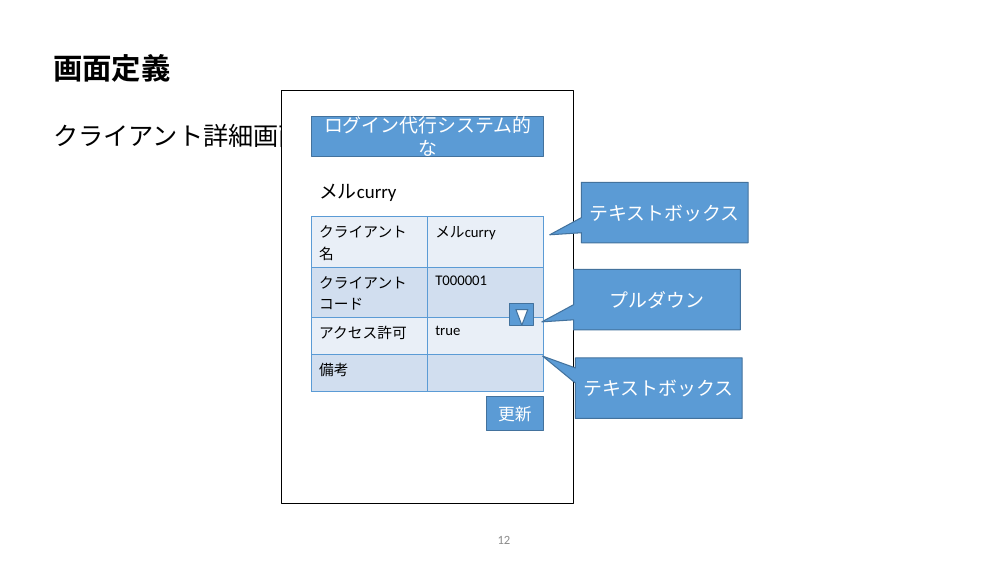
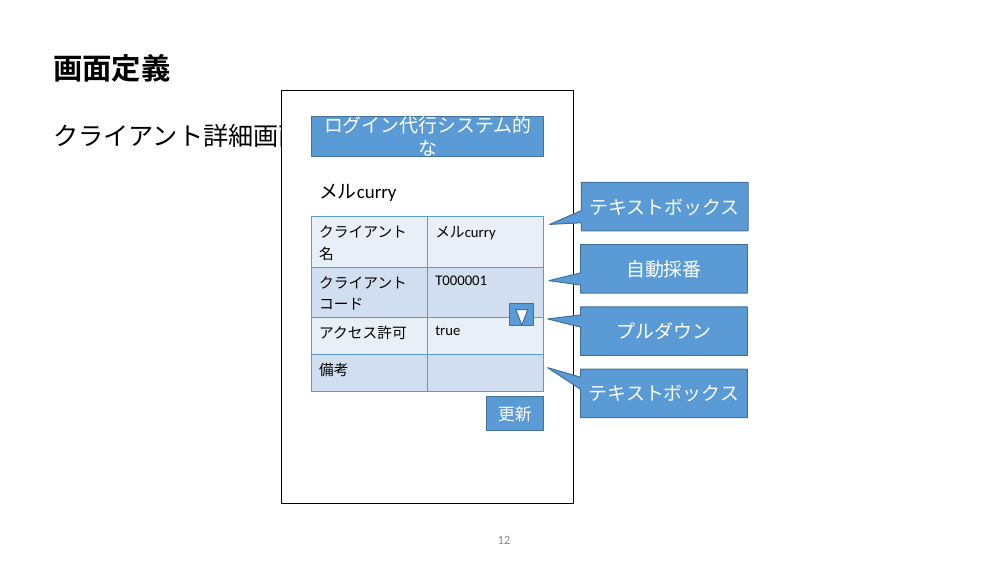
Before and after one commit to vsn23kamei/nanika, a slide deck: slide 12 of 00_要件定義/要件定義.pptx. Drawn at 1008x567 pixels with LibreOffice and Linux fonts; fonts in the diff are those of the drawing; background and template pictures are left out. Boxes give left, top, right and bottom in pixels: in the first picture for what was removed or moved away, otherwise in the second. Text is boxed around its words. In the diff, an @@ line names an element or a change of style, - is before the commit and + after.

```diff
--- a/00_要件定義/要件定義.pptx
+++ b/00_要件定義/要件定義.pptx
@@ speech box "テキストボックス": place and size @@
-speech box "テキストボックス" at [582, 182, 748, 243]
+speech box "テキストボックス" at [582, 182, 748, 231]
@@ speech box added at [581, 245, 747, 293], fill #5B9BD5, outline #43739E 1 pt, 18 pt, text #FFFFFF @@
+自動採番
@@ speech box "プルダウン": place and size @@
-speech box "プルダウン" at [574, 269, 740, 330]
+speech box "プルダウン" at [581, 307, 747, 355]
@@ speech box "プルダウン" at [581, 307, 747, 355]: proportions changed @@
@@ speech box "テキストボックス": place and size @@
-speech box "テキストボックス" at [575, 358, 742, 418]
+speech box "テキストボックス" at [581, 369, 747, 417]
```
Also in this commit, not shown: 3 other slides changed, 4 other files.
